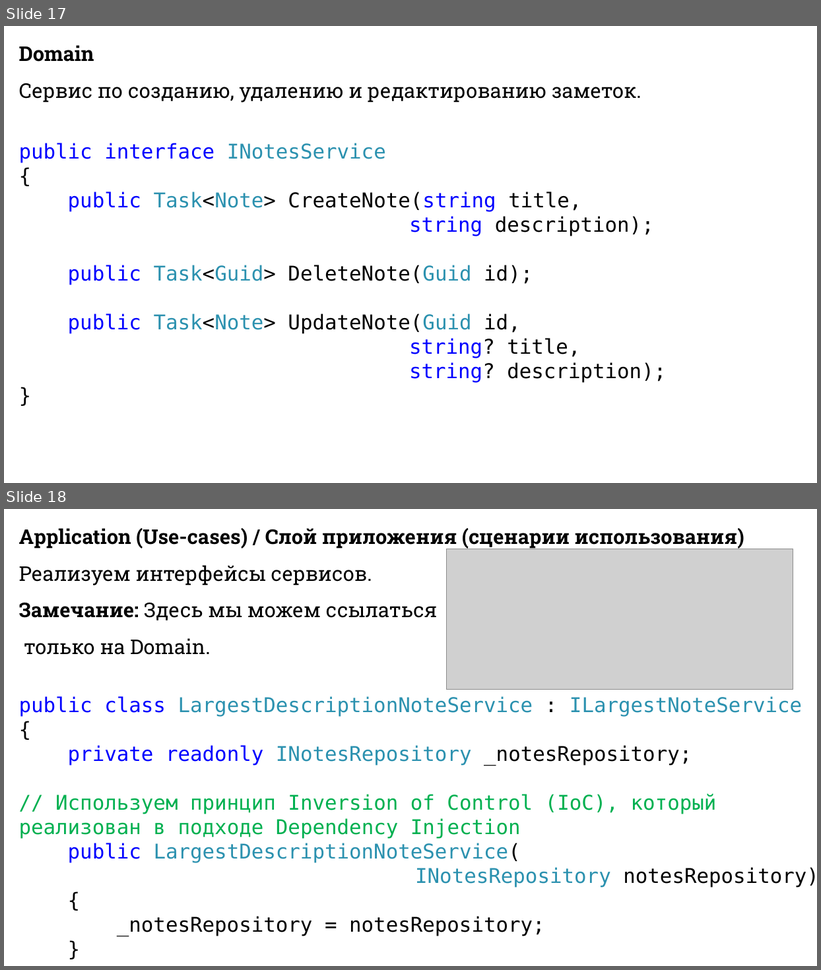
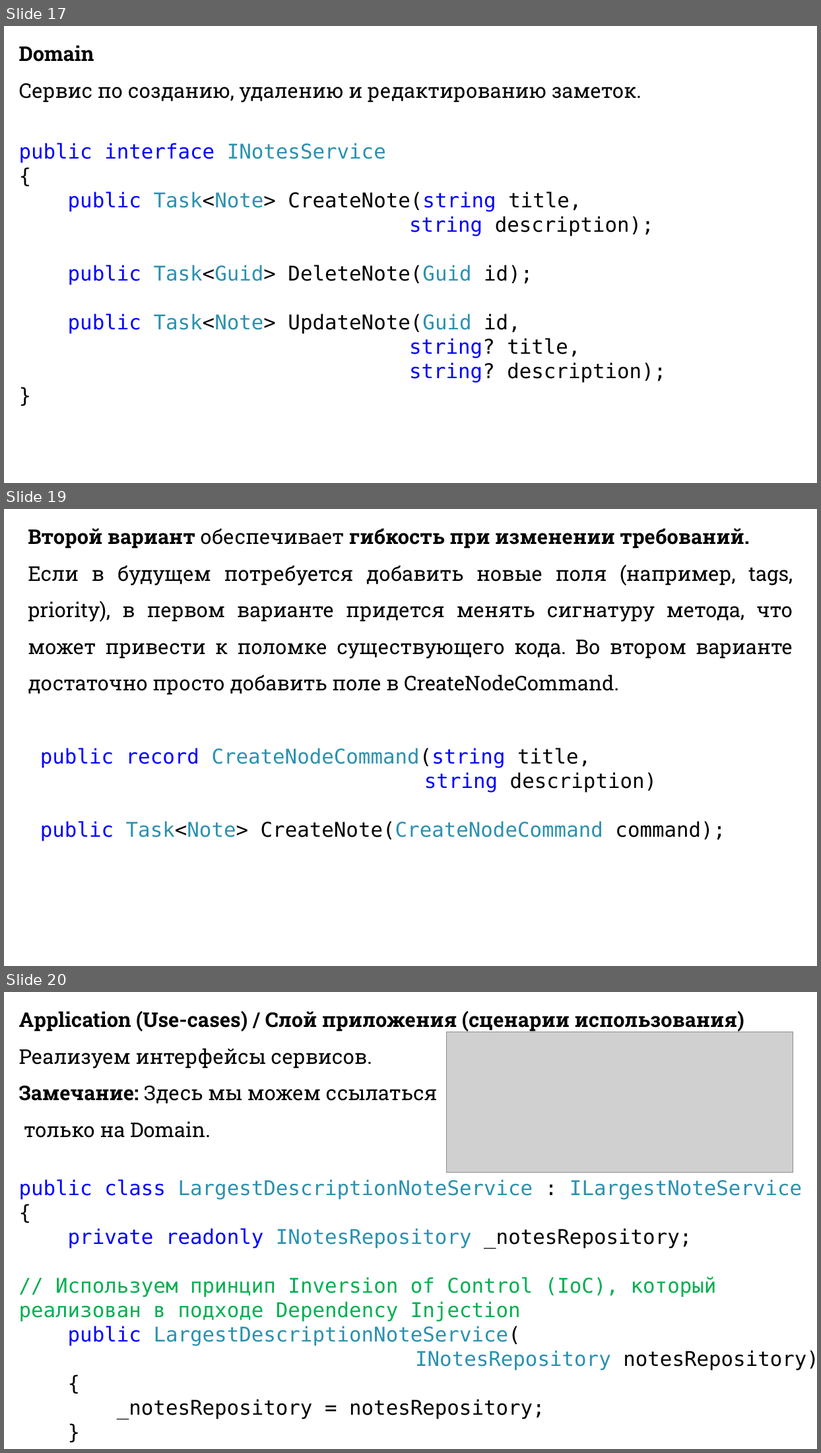
Before and after one commit to DaniilKlyukin/OOP-4, a slide deck: Лекции/ООП 1 лек 6.pptx. Shown one above the other, each under a label of ours: slides 17 and 18 before the commit, slides 17, 19 and 20 after it; the slides between them are not shown. The pictures are 821x970 and 821x1453 pixels, drawn with LibreOffice and Linux fonts; fonts in the diff are those of the drawing; grey boxes stand for pictures. Boxes give left, top, right and bottom in pixels: in the first picture for what was removed or moved away, otherwise in the second. Text is boxed around its words. In the diff, an @@ line names an element or a change of style, - is before the commit and + after.

```diff
--- a/Лекции/ООП 1 лек 6.pptx
+++ b/Лекции/ООП 1 лек 6.pptx
@@ slide 19 added at [4,509,817,966], background #FFFFFF @@
@@ text added at [28,528,793,842], 24 pt, text #000000 @@
+Второй вариант обеспечивает гибкость при изменении требований.
+Если в будущем потребуется добавить новые поля (например, tags, priority), в первом варианте придется менять сигнатуру метода, что может привести к поломке существующего кода. Во втором варианте достаточно просто добавить поле в CreateNodeCommand.
+public record CreateNodeCommand(string title,
+string description)
+public Task<Note> CreateNote(CreateNodeCommand command);
@@ what was slide 18 is now slide 20 @@
```
Also in this commit, not shown: 1 other slide added.
